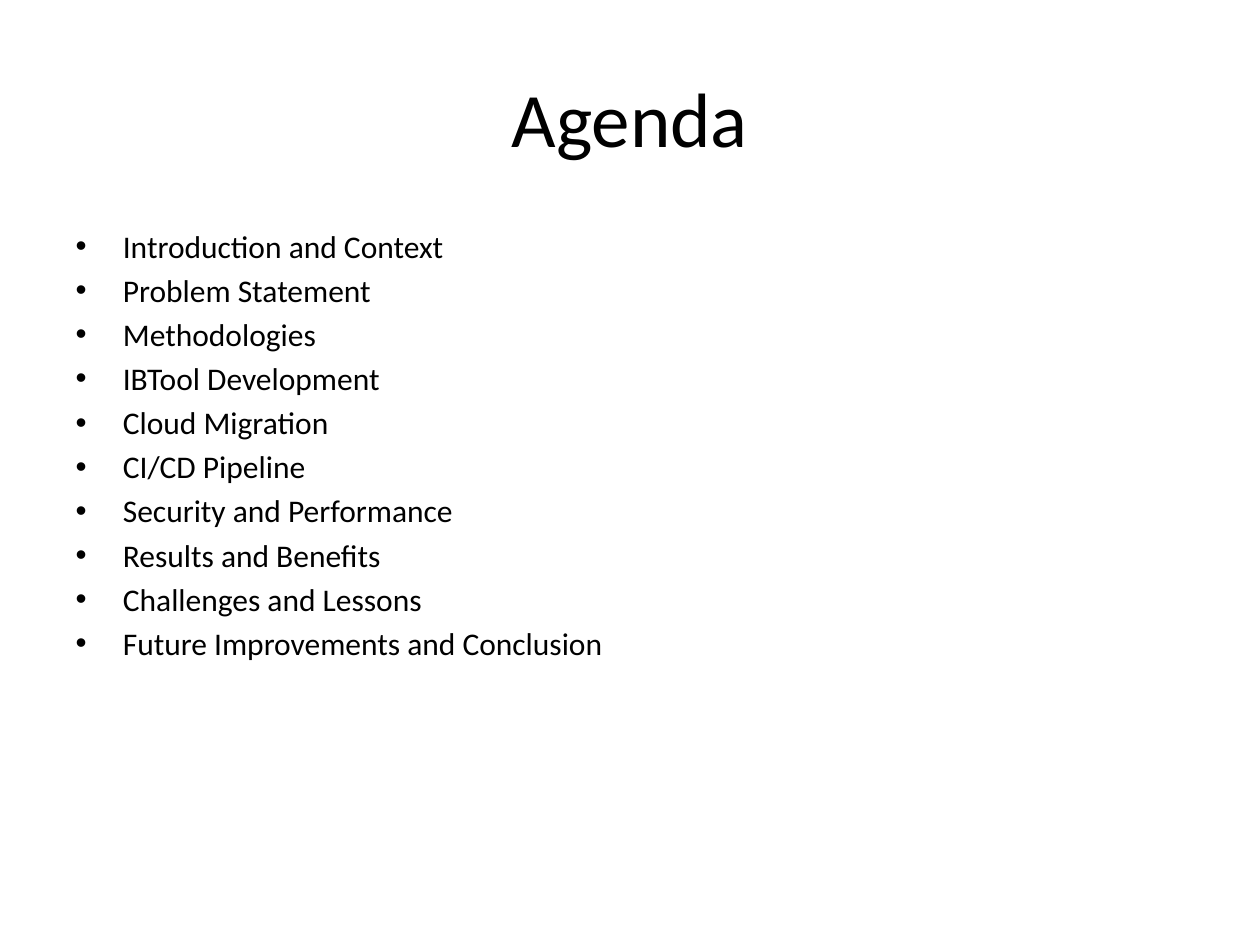
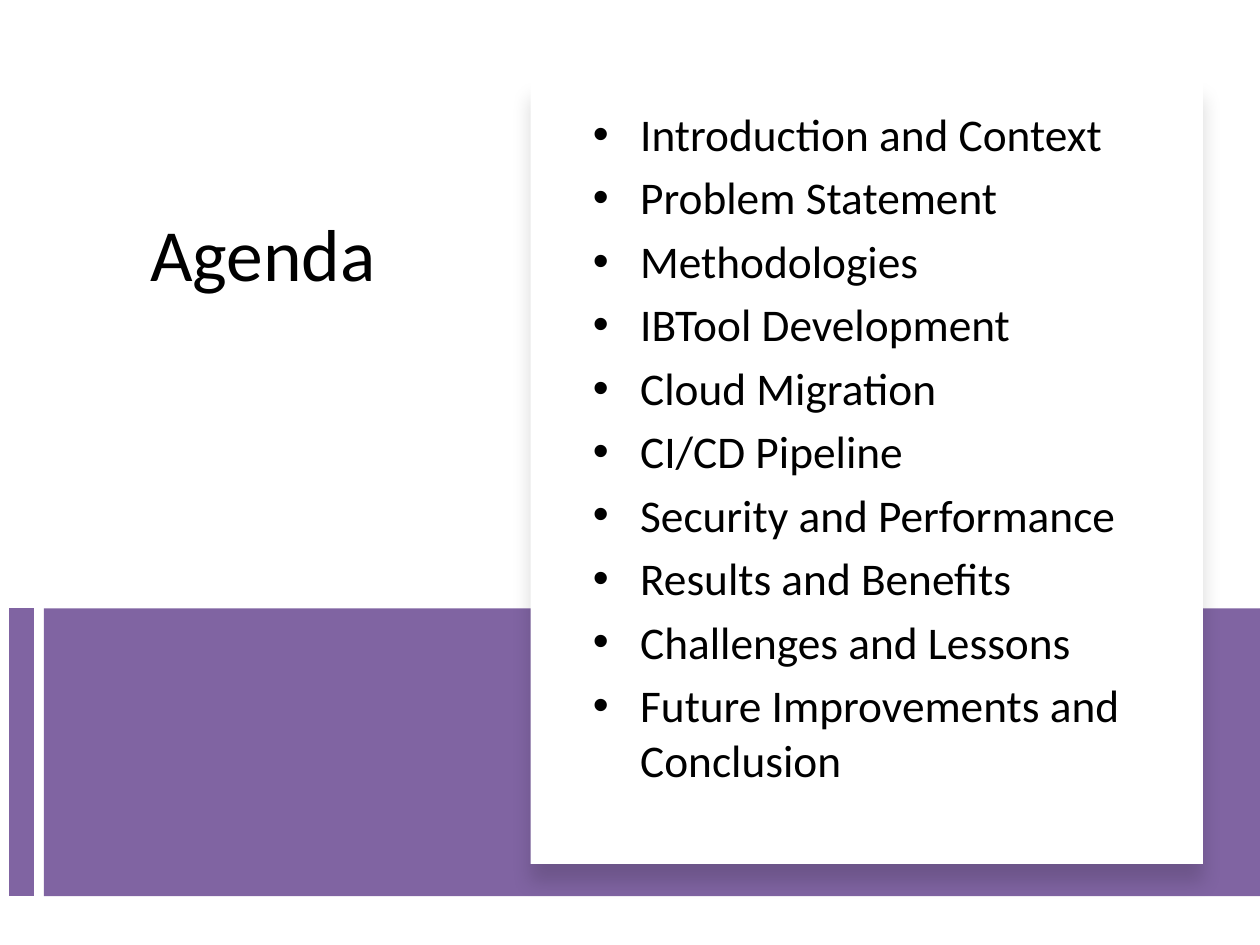
Before and after one commit to sanafe/master-2-thesis, a slide deck: slide 2 of ppt/presentation-m2-sana-alinia-29-08-2024.pptx. Drawn at 1260x945 pixels with LibreOffice and Linux fonts; fonts in the diff are those of the drawing. Boxes give left, top, right and bottom in pixels: in the first picture for what was removed or moved away, otherwise in the second. Text is boxed around its words. In the diff, an @@ line names an element or a change of style, - is before the commit and + after.

```diff
--- a/ppt/presentation-m2-sana-alinia-29-08-2024.pptx
+++ b/ppt/presentation-m2-sana-alinia-29-08-2024.pptx
@@ rectangle added at [530,81,1203,863], fill #FFFFFF @@
@@ text "Introduction and Context": place and size @@
-text "Introduction and Context" at [123,236,603,660]
+text "Introduction and Context" at [640,119,1119,778]
@@ text "Introduction and Context" at [640,119,1119,778]: size 18 to 25.9 pt; more space between paragraphs @@
@@ title "Agenda": place and size @@
-title "Agenda" at [512,93,748,161]
+title "Agenda" at [150,230,375,294]
@@ title "Agenda" at [150,230,375,294]: size 44 to 42 pt; vertical alignment middle to top @@
@@ line added from (21, 609) to (21, 896), #8064A2 14 pt @@
@@ rectangle added at [44,609,1260,896], fill #8064A2 @@
```
Also in this commit, not shown: 7 other slides changed, 1 other file.
